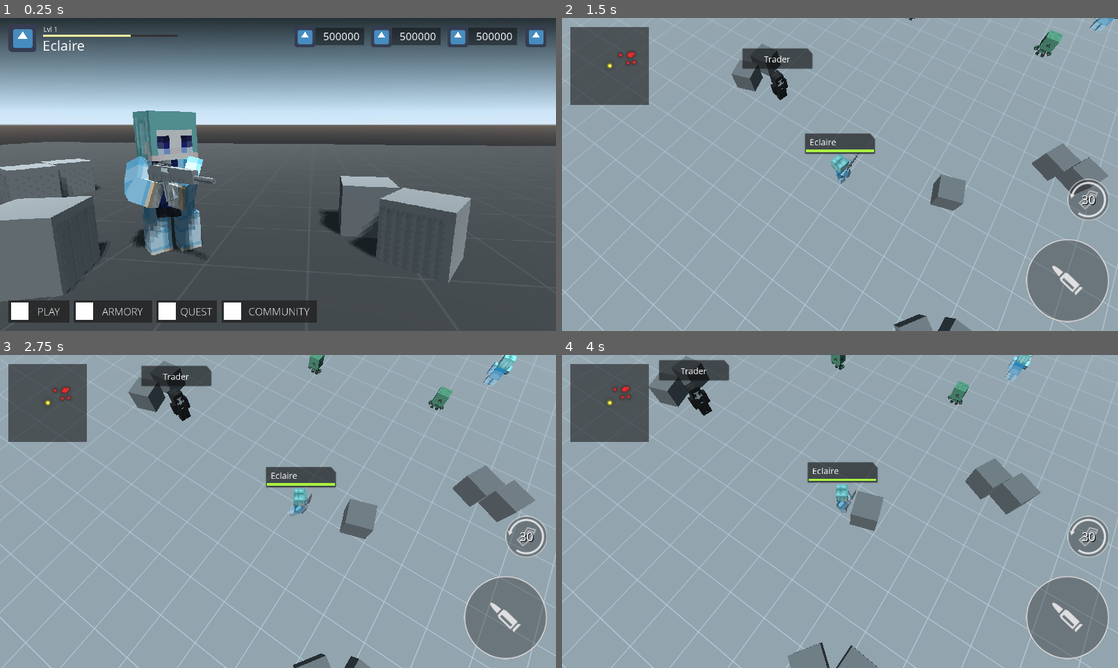
Above: before the commit, frames 1-4 (two rows, left to right).
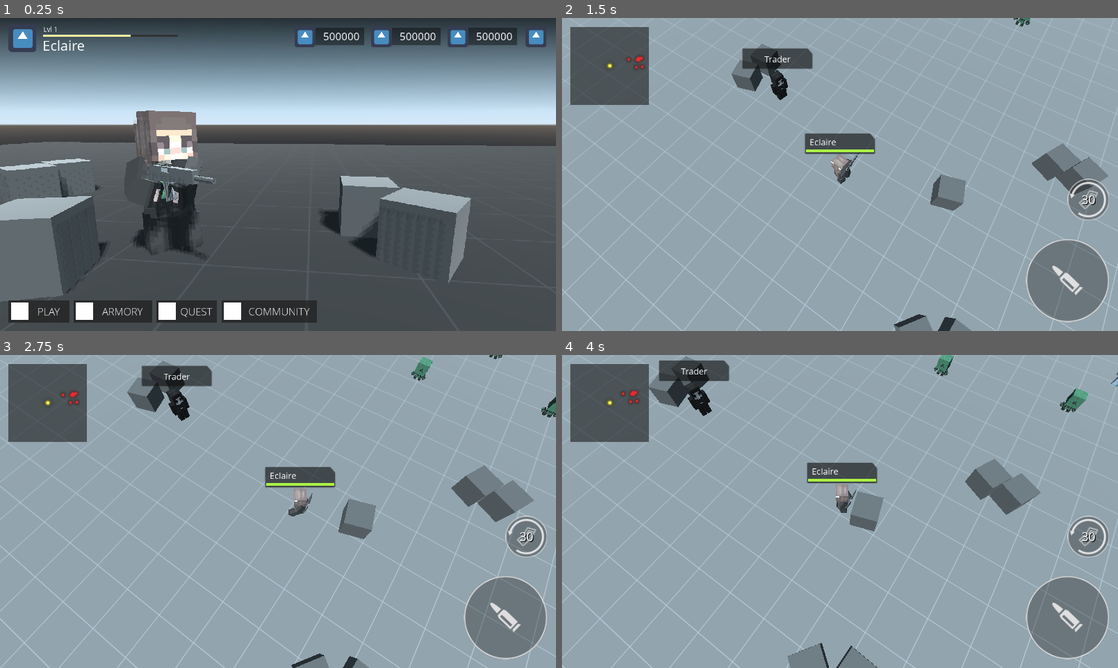
Above: after the commit, the same moments.

Repository: khairul169/PixelGunner
Game: Godot game, scene res://scenes/main_menu.tscn
Two runs of this game, one before a commit and one after it. Both use one fixed random seed, a clock stepped at 60 frames per second and the inputs below. The engine's default icon, where the game draws it, is replaced by a stand-in: a white triangle on a blue panel in a dark square.
Inputs (mouse positions are in pixels of both pictures, inside the frame that each line leads up to):
- Up to frame 1 (0.25 s): no input
- Up to frame 2 (1.5 s): click "PLAY" at 0.5 s; click "PLAY GAME" at 1.25 s
- Up to frame 3 (2.75 s): move the mouse to (400, 495) at 2.02 s; hold D from 2.03 s (still down); hold R from 2.03 s (still down); click (400, 495) at 2.17 s; tap Space at 2.27 s
- Up to frame 4 (4 s): release D at 2.75 s; release R at 2.75 s; drag from (728, 527) to (812, 574) at 2.77 s; move the mouse to (895, 442) at 3.52 s; hold D from 3.53 s (still down); hold 2 from 3.53 s (still down)

The runs differ from the first frame. In frame 1, 4.3% of the frame differs, in the area x 22-37%, y 29-76%; in frame 2, 0.8%; in frame 3, 4.2%; in frame 4, 2.2%.

Commit message:
deleted unused files

Diff:
--- a/models/player/mat_player.tres
+++ b/models/player/mat_player.tres
@@ -1,7 +1,6 @@
 [gd_resource type="SpatialMaterial" load_steps=2 format=2]
 
-[ext_resource path="res://models/player/icy-boi.png" type="Texture" id=1]
+[ext_resource path="res://models/player/skin.png" type="Texture" id=1]
 
 [resource]
-albedo_color = Color( 0.521569, 0.521569, 0.521569, 1 )
 albedo_texture = ExtResource( 1 )
--- a/project.godot
+++ b/project.godot
@@ -27,7 +27,7 @@
 "base": "Spatial",
 "class": "PlayerCamera",
 "language": "GDScript",
-"path": "res://scenes/camera.gd"
+"path": "res://scenes/player/camera.gd"
 }, {
 "base": "Reference",
 "class": "PlayerWeapon",
--- a/scenes/main_menu/armory.tscn
+++ b/scenes/main_menu/armory.tscn
@@ -1,34 +1,21 @@
-[gd_scene load_steps=8 format=2]
+[gd_scene load_steps=6 format=2]
 
 [ext_resource path="res://scenes/main_menu/armory.gd" type="Script" id=1]
-[ext_resource path="res://sprites/interface/panel/bordered_panel.png" type="Texture" id=2]
-[ext_resource path="res://sprites/interface/panel/tab_panel.png" type="Texture" id=3]
-[ext_resource path="res://fonts/OpenSans-Regular.ttf" type="DynamicFontData" id=4]
-[ext_resource path="res://scenes/ui/swipe_scrollcontainer.gd" type="Script" id=5]
-[ext_resource path="res://scenes/main_menu/armory_item.tscn" type="PackedScene" id=6]
+[ext_resource path="res://fonts/OpenSans-Regular.ttf" type="DynamicFontData" id=2]
+[ext_resource path="res://scenes/ui/swipe_scrollcontainer.gd" type="Script" id=3]
+[ext_resource path="res://scenes/main_menu/armory_item.tscn" type="PackedScene" id=4]
 
 [sub_resource type="DynamicFont" id=1]
 size = 20
 use_filter = true
-font_data = ExtResource( 4 )
+font_data = ExtResource( 2 )
 
 [node name="armory" type="Control"]
 margin_right = 800.0
 margin_bottom = 720.0
 script = ExtResource( 1 )
 
-[node name="bg" type="NinePatchRect" parent="."]
-visible = false
-anchor_right = 1.0
-anchor_bottom = 1.0
-margin_top = 50.0
-texture = ExtResource( 2 )
-patch_margin_left = 16
-patch_margin_top = 16
-patch_margin_right = 16
-patch_margin_bottom = 16
-
-[node name="bg2" type="ColorRect" parent="."]
+[node name="bg" type="ColorRect" parent="."]
 anchor_right = 1.0
 anchor_bottom = 1.0
 margin_top = 50.0
@@ -48,17 +35,7 @@
 rect_min_size = Vector2( 160, 50 )
 flat = true
 
-[node name="bg" type="NinePatchRect" parent="tabs/weapon"]
-visible = false
-anchor_right = 1.0
-anchor_bottom = 1.0
-texture = ExtResource( 3 )
-patch_margin_left = 16
-patch_margin_top = 16
-patch_margin_right = 16
-patch_margin_bottom = 16
-
-[node name="bg2" type="ColorRect" parent="tabs/weapon"]
+[node name="bg" type="ColorRect" parent="tabs/weapon"]
 anchor_right = 1.0
 anchor_bottom = 1.0
 mouse_filter = 2
@@ -80,17 +57,7 @@
 rect_min_size = Vector2( 160, 50 )
 flat = true
 
-[node name="bg" type="NinePatchRect" parent="tabs/props"]
-visible = false
-anchor_right = 1.0
-anchor_bottom = 1.0
-texture = ExtResource( 3 )
-patch_margin_left = 16
-patch_margin_top = 16
-patch_margin_right = 16
-patch_margin_bottom = 16
-
-[node name="bg2" type="ColorRect" parent="tabs/props"]
+[node name="bg" type="ColorRect" parent="tabs/props"]
 anchor_right = 1.0
 anchor_bottom = 1.0
 mouse_filter = 2
@@ -112,17 +79,7 @@
 rect_min_size = Vector2( 160, 50 )
 flat = true
 
-[node name="bg" type="NinePatchRect" parent="tabs/material"]
-visible = false
-anchor_right = 1.0
-anchor_bottom = 1.0
-texture = ExtResource( 3 )
-patch_margin_left = 16
-patch_margin_top = 16
-patch_margin_right = 16
-patch_margin_bottom = 16
-
-[node name="bg2" type="ColorRect" parent="tabs/material"]
+[node name="bg" type="ColorRect" parent="tabs/material"]
 anchor_right = 1.0
 anchor_bottom = 1.0
 mouse_filter = 2
@@ -148,85 +105,13 @@
 anchor_right = 1.0
 anchor_bottom = 1.0
 scroll_horizontal_enabled = false
-script = ExtResource( 5 )
+script = ExtResource( 3 )
 
 [node name="items" type="GridContainer" parent="panel/container"]
-margin_right = 760.0
-margin_bottom = 830.0
+margin_right = 240.0
+margin_bottom = 150.0
 custom_constants/vseparation = 20
 custom_constants/hseparation = 20
 columns = 3
 
-[node name="item1" parent="panel/container/items" instance=ExtResource( 6 )]
-
-[node name="item2" parent="panel/container/items" instance=ExtResource( 6 )]
-margin_left = 260.0
-margin_right = 500.0
-
-[node name="item3" parent="panel/container/items" instance=ExtResource( 6 )]
-margin_left = 520.0
-margin_right = 760.0
-
-[node name="item4" parent="panel/container/items" instance=ExtResource( 6 )]
-margin_top = 170.0
-margin_bottom = 320.0
-
-[node name="item5" parent="panel/container/items" instance=ExtResource( 6 )]
-margin_left = 260.0
-margin_top = 170.0
-margin_right = 500.0
-margin_bottom = 320.0
-
-[node name="item6" parent="panel/container/items" instance=ExtResource( 6 )]
-margin_left = 520.0
-margin_top = 170.0
-margin_right = 760.0
-margin_bottom = 320.0
-
-[node name="item7" parent="panel/container/items" instance=ExtResource( 6 )]
-margin_top = 340.0
-margin_bottom = 490.0
-
-[node name="item8" parent="panel/container/items" instance=ExtResource( 6 )]
-margin_left = 260.0
-margin_top = 340.0
-margin_right = 500.0
-margin_bottom = 490.0
-
-[node name="item9" parent="panel/container/items" instance=ExtResource( 6 )]
-margin_left = 520.0
-margin_top = 340.0
-margin_right = 760.0
-margin_bottom = 490.0
-
-[node name="item10" parent="panel/container/items" instance=ExtResource( 6 )]
-margin_top = 510.0
-margin_bottom = 660.0
-
-[node name="item11" parent="panel/container/items" instance=ExtResource( 6 )]
-margin_left = 260.0
-margin_top = 510.0
-margin_right = 500.0
-margin_bottom = 660.0
-
-[node name="item12" parent="panel/container/items" instance=ExtResource( 6 )]
-margin_left = 520.0
-margin_top = 510.0
-margin_right = 760.0
-margin_bottom = 660.0
-
-[node name="item13" parent="panel/container/items" instance=ExtResource( 6 )]
-margin_top = 680.0
-margin_bottom = 830.0
-
-[node name="item14" parent="panel/container/items" instance=ExtResource( 6 )]
-margin_left = 260.0
-margin_top = 680.0
-margin_right = 500.0
-margin_bottom = 830.0
-
-[node name="item15" parent="panel/container/items" instance=ExtResource( 6 )]
-margin_left = 520.0
-margin_top = 680.0
-margin_right = 760.0
-margin_bottom = 830.0
+[node name="item1" parent="panel/container/items" instance=ExtResource( 4 )]
--- a/scenes/camera.tscn
+++ b/scenes/player/camera.tscn
@@ -1,6 +1,7 @@
 [gd_scene load_steps=2 format=2]
 
-[ext_resource path="res://scenes/camera.gd" type="Script" id=1]
+[ext_resource path="res://scenes/player/camera.gd" type="Script" id=1]
+
 
 [node name="camera" type="Spatial"]
 transform = Transform( 1, 0, 0, 0, 1, 0, 0, 0, 1, 0, 1, 0 )
--- a/scenes/ui.tscn
+++ b/scenes/ui.tscn
@@ -9,7 +9,6 @@
 [ext_resource path="res://sprites/controller/reload_button.png" type="Texture" id=7]
 [ext_resource path="res://fonts/OpenSans-Regular.ttf" type="DynamicFontData" id=8]
 [ext_resource path="res://scenes/ui/hud/minimap_scene.tscn" type="PackedScene" id=9]
-[ext_resource path="res://sprites/minimap/overlay.png" type="Texture" id=10]
 
 [sub_resource type="DynamicFont" id=1]
 size = 28
@@ -112,10 +111,3 @@
 render_target_update_mode = 3
 
 [node name="map" parent="hud/minimap/display/Viewport" instance=ExtResource( 9 )]
-
-[node name="overlay" type="TextureRect" parent="hud/minimap"]
-visible = false
-anchor_right = 1.0
-anchor_bottom = 1.0
-texture = ExtResource( 10 )
-expand = true
--- a/scenes/world.tscn
+++ b/scenes/world.tscn
@@ -2,17 +2,18 @@
 
 [ext_resource path="res://textures/tile.png" type="Texture" id=1]
 [ext_resource path="res://scenes/monster/spawner.gd" type="Script" id=2]
-[ext_resource path="res://scenes/player.tscn" type="PackedScene" id=3]
-[ext_resource path="res://scenes/camera.tscn" type="PackedScene" id=4]
-[ext_resource path="res://scenes/npc/trader.tscn" type="PackedScene" id=5]
+[ext_resource path="res://scenes/npc/trader.tscn" type="PackedScene" id=3]
+[ext_resource path="res://scenes/player/camera.tscn" type="PackedScene" id=4]
+[ext_resource path="res://scenes/player.tscn" type="PackedScene" id=5]
+
 
 [sub_resource type="SpatialMaterial" id=1]
 albedo_color = Color( 0.482353, 0.482353, 0.482353, 1 )
 albedo_texture = ExtResource( 1 )
-uv1_scale = Vector3( 40, 40, 1 )
+uv1_scale = Vector3( 80, 80, 1 )
 
 [sub_resource type="PlaneMesh" id=2]
-size = Vector2( 50, 50 )
+size = Vector2( 100, 100 )
 
 [sub_resource type="ConcavePolygonShape" id=3]
 data = PoolVector3Array( 25, 0, 25, -25, 0, 25, 25, 0, -25, -25, 0, 25, -25, 0, -25, 25, 0, -25 )
@@ -28,118 +29,120 @@
 
 [node name="world" type="Spatial"]
 
-[node name="floor" type="MeshInstance" parent="."]
+[node name="level" type="Spatial" parent="."]
+
+[node name="floor" type="MeshInstance" parent="level"]
 editor/display_folded = true
 material_override = SubResource( 1 )
 mesh = SubResource( 2 )
 material/0 = null
 
-[node name="StaticBody" type="StaticBody" parent="floor"]
+[node name="StaticBody" type="StaticBody" parent="level/floor"]
 
-[node name="CollisionShape" type="CollisionShape" parent="floor/StaticBody"]
+[node name="CollisionShape" type="CollisionShape" parent="level/floor/StaticBody"]
 shape = SubResource( 3 )
 
-[node name="props" type="Spatial" parent="."]
+[node name="props" type="Spatial" parent="level"]
 editor/display_folded = true
 transform = Transform( 0.0349021, -6.13832e-005, 0.57546, 6.09484e-005, 0.576518, 5.77995e-005, -0.57546, 5.73375e-005, 0.0349021, 0, 0, 0 )
 
-[node name="barrel" type="MeshInstance" parent="props"]
+[node name="barrel" type="MeshInstance" parent="level/props"]
 editor/display_folded = true
 transform = Transform( 0.694553, -7.27596e-012, 7.45058e-009, 1.45519e-011, 0.694553, 9.09495e-013, -7.45058e-009, 1.68257e-011, 0.694553, -3.19253, 0.674125, 9.29157 )
 mesh = SubResource( 5 )
 material/0 = null
 
-[node name="StaticBody" type="StaticBody" parent="props/barrel"]
+[node name="StaticBody" type="StaticBody" parent="level/props/barrel"]
 
-[node name="CollisionShape" type="CollisionShape" parent="props/barrel/StaticBody"]
+[node name="CollisionShape" type="CollisionShape" parent="level/props/barrel/StaticBody"]
 shape = SubResource( 6 )
 
-[node name="barrel2" type="MeshInstance" parent="props"]
+[node name="barrel2" type="MeshInstance" parent="level/props"]
 editor/display_folded = true
 transform = Transform( 0.581201, -7.27596e-012, -0.380276, 1.45519e-011, 0.694553, -7.27596e-012, 0.380276, 1.68257e-011, 0.581201, -4.17995, 0.674125, 7.65884 )
 mesh = SubResource( 5 )
 material/0 = null
 
-[node name="StaticBody" type="StaticBody" parent="props/barrel2"]
+[node name="StaticBody" type="StaticBody" parent="level/props/barrel2"]
 
-[node name="CollisionShape" type="CollisionShape" parent="props/barrel2/StaticBody"]
+[node name="CollisionShape" type="CollisionShape" parent="level/props/barrel2/StaticBody"]
 shape = SubResource( 6 )
 
-[node name="barrel3" type="MeshInstance" parent="props"]
+[node name="barrel3" type="MeshInstance" parent="level/props"]
 editor/display_folded = true
 transform = Transform( 0.282934, 0, 0.634313, 3.27418e-011, 0.694554, 7.27596e-012, -0.634313, 3.91083e-011, 0.282934, 8.93242, 0.673321, 9.75094 )
 mesh = SubResource( 5 )
 material/0 = null
 
-[node name="StaticBody" type="StaticBody" parent="props/barrel3"]
+[node name="StaticBody" type="StaticBody" parent="level/props/barrel3"]
 
-[node name="CollisionShape" type="CollisionShape" parent="props/barrel3/StaticBody"]
+[node name="CollisionShape" type="CollisionShape" parent="level/props/barrel3/StaticBody"]
 shape = SubResource( 6 )
 
-[node name="barrel4" type="MeshInstance" parent="props"]
+[node name="barrel4" type="MeshInstance" parent="level/props"]
 editor/display_folded = true
 transform = Transform( 0.282934, 0, 0.634313, 3.27418e-011, 0.694554, 7.27596e-012, -0.634313, 3.91083e-011, 0.282934, 8.93242, 0.673321, 11.3 )
 mesh = SubResource( 5 )
 material/0 = null
 
-[node name="StaticBody" type="StaticBody" parent="props/barrel4"]
+[node name="StaticBody" type="StaticBody" parent="level/props/barrel4"]
 
-[node name="CollisionShape" type="CollisionShape" parent="props/barrel4/StaticBody"]
+[node name="CollisionShape" type="CollisionShape" parent="level/props/barrel4/StaticBody"]
 shape = SubResource( 6 )
 
-[node name="barrel5" type="MeshInstance" parent="props"]
+[node name="barrel5" type="MeshInstance" parent="level/props"]
 editor/display_folded = true
 transform = Transform( 0.650284, -1.45519e-011, 0.244, 1.45519e-011, 0.694553, 7.27596e-012, -0.244, 2.27374e-012, 0.650284, 3.14127, 0.739905, 5.43583 )
 mesh = SubResource( 5 )
 material/0 = null
 
-[node name="StaticBody" type="StaticBody" parent="props/barrel5"]
+[node name="StaticBody" type="StaticBody" parent="level/props/barrel5"]
 
-[node name="CollisionShape" type="CollisionShape" parent="props/barrel5/StaticBody"]
+[node name="CollisionShape" type="CollisionShape" parent="level/props/barrel5/StaticBody"]
 shape = SubResource( 6 )
 
-[node name="barrel6" type="MeshInstance" parent="props"]
+[node name="barrel6" type="MeshInstance" parent="level/props"]
 editor/display_folded = true
 transform = Transform( 0.650284, 7.27596e-012, 0.244, 6.54836e-011, 0.694554, 1.81899e-012, -0.244, 4.00178e-011, 0.650283, 2.52933, 0.613538, -10.2426 )
 mesh = SubResource( 5 )
 material/0 = null
 
-[node name="StaticBody" type="StaticBody" parent="props/barrel6"]
+[node name="StaticBody" type="StaticBody" parent="level/props/barrel6"]
 
-[node name="CollisionShape" type="CollisionShape" parent="props/barrel6/StaticBody"]
+[node name="CollisionShape" type="CollisionShape" parent="level/props/barrel6/StaticBody"]
 shape = SubResource( 6 )
 
-[node name="barrel7" type="MeshInstance" parent="props"]
+[node name="barrel7" type="MeshInstance" parent="level/props"]
 editor/display_folded = true
 transform = Transform( 0.689709, 7.27596e-012, 0.0818892, 7.27596e-012, 0.694554, 1.81899e-012, -0.0818892, 4.00178e-011, 0.689709, 4.42363, 0.613538, -10.2426 )
 mesh = SubResource( 5 )
 material/0 = null
 
-[node name="StaticBody" type="StaticBody" parent="props/barrel7"]
+[node name="StaticBody" type="StaticBody" parent="level/props/barrel7"]
 
-[node name="CollisionShape" type="CollisionShape" parent="props/barrel7/StaticBody"]
+[node name="CollisionShape" type="CollisionShape" parent="level/props/barrel7/StaticBody"]
 shape = SubResource( 6 )
 
-[node name="light" type="DirectionalLight" parent="."]
+[node name="light" type="DirectionalLight" parent="level"]
 transform = Transform( 1, 0, 0, 0, 0.545081, 0.838383, 0, -0.838383, 0.545081, 0, 0.750294, 0 )
 
-[node name="spawner" type="Spatial" parent="."]
-transform = Transform( 1, 0, 0, 0, 1, 0, 0, 0, 1, 0, 0, -10.3791 )
+[node name="spawner" type="Spatial" parent="level"]
+transform = Transform( 1, 0, 0, 0, 1, 0, 0, 0, 1, 3.75634, 0, -12.44 )
 script = ExtResource( 2 )
 radius = 5.0
 monster_count = 5
 
-[node name="spawner2" type="Spatial" parent="."]
-transform = Transform( 1, 0, 0, 0, 1, 0, 0, 0, 1, 0, 0, -10.3791 )
+[node name="spawner2" type="Spatial" parent="level"]
+transform = Transform( 1, 0, 0, 0, 1, 0, 0, 0, 1, 3.75634, 0, -12.44 )
 script = ExtResource( 2 )
 monster_name = 1
 radius = 6.0
 monster_count = 2
 
-[node name="player" parent="." instance=ExtResource( 3 )]
-transform = Transform( 1, 0, 0, 0, 1, 0, 0, 0, 1, 0, 0.613, 0 )
+[node name="trader" parent="level" instance=ExtResource( 3 )]
+transform = Transform( -0.228437, 0, -0.973559, 0, 1, 0, 0.973559, 0, -0.228437, -4.19694, 0, -1.98182 )
 
 [node name="camera" parent="." instance=ExtResource( 4 )]
 
-[node name="trader" parent="." instance=ExtResource( 5 )]
-transform = Transform( -0.228437, 0, -0.973559, 0, 1, 0, 0.973559, 0, -0.228437, -4.19694, 0, -1.98182 )
+[node name="player" parent="." instance=ExtResource( 5 )]
+transform = Transform( 1, 0, 0, 0, 1, 0, 0, 0, 1, 0, 0.613, 0 )
Renamed: scenes/camera.gd -> scenes/player/camera.gd
Not shown: 1 places in scenes/ui.tscn that only renumber resources
Binary file removed: sprites/interface/main_menu/main_bg.png
Not shown, removed: sprites/interface/main_menu/main_bg.png.import
Binary file removed: sprites/interface/main_menu/resource_box.png
Not shown, removed: sprites/interface/main_menu/resource_box.png.import
Binary file removed: sprites/interface/main_menu/rounded_bg.png
Not shown, removed: sprites/interface/main_menu/rounded_bg.png.import
Binary file removed: sprites/interface/panel/bordered_panel.png
Not shown, removed: sprites/interface/panel/bordered_panel.png.import
Binary file removed: sprites/interface/panel/tab_panel.png
Not shown, removed: sprites/interface/panel/tab_panel.png.import
(and 4 more such lines)
